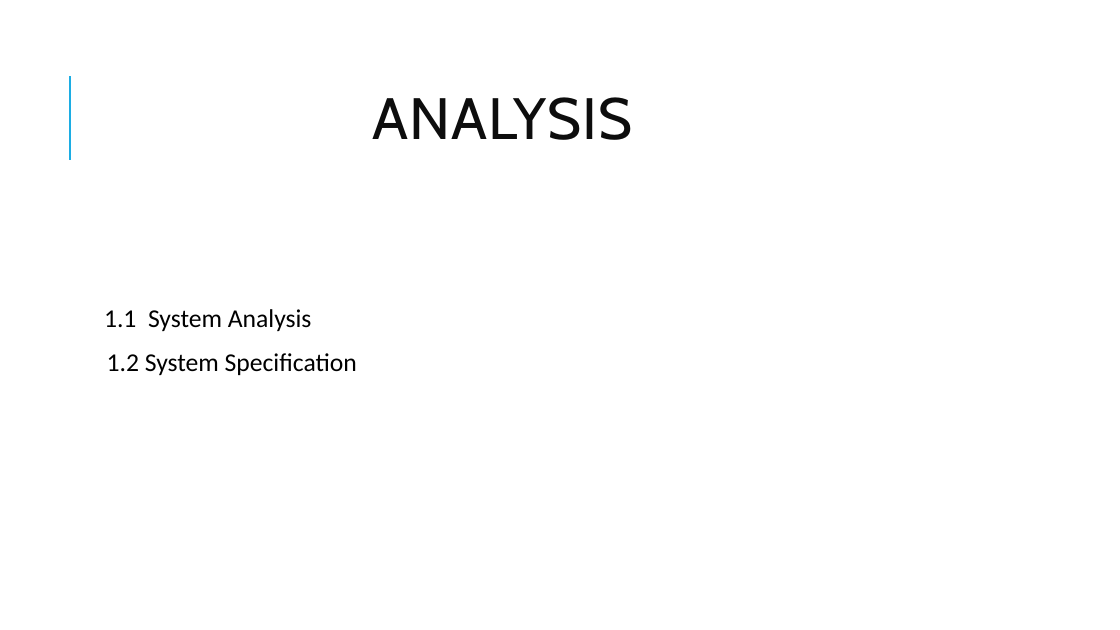
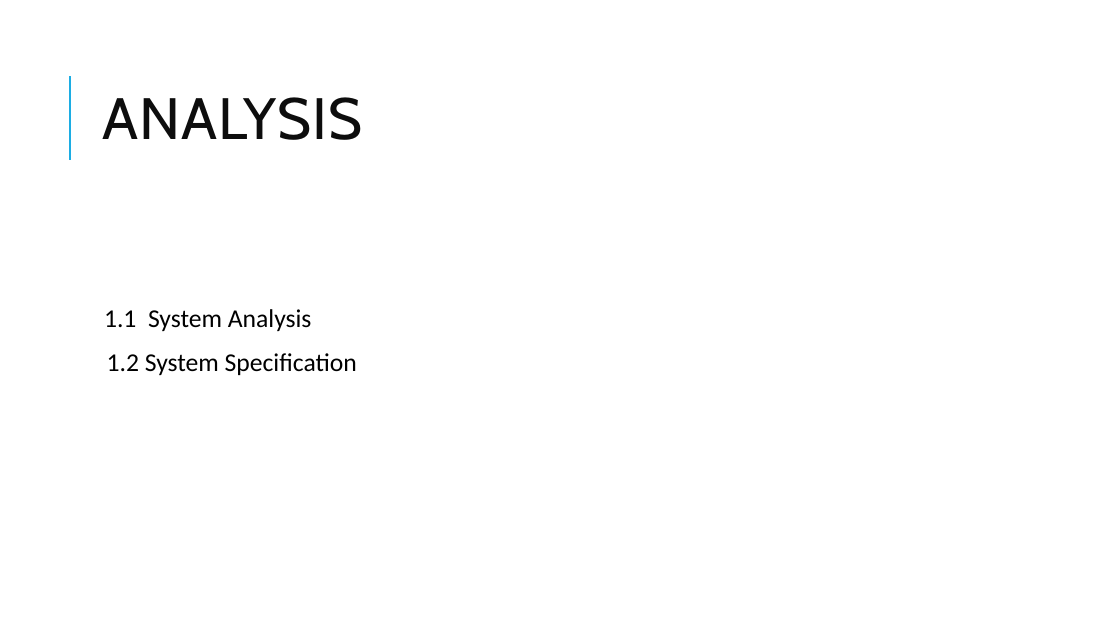
Before and after one commit to adarshdwivedi123/projectchecking, a slide deck: slide 3 of Project Presentation.pptx. Drawn at 1120x630 pixels with LibreOffice and Linux fonts; fonts in the diff are those of the drawing. Boxes give left, top, right and bottom in pixels: in the first picture for what was removed or moved away, otherwise in the second. Text is boxed around its words. In the diff, an @@ line names an element or a change of style, - is before the commit and + after.

```diff
--- a/Project Presentation.pptx
+++ b/Project Presentation.pptx
@@ title "ANALYSIS" at [102, 97, 362, 140]: alignment centre to left @@
```
Also in this commit, not shown: 1 slide added, 1 slide removed.
